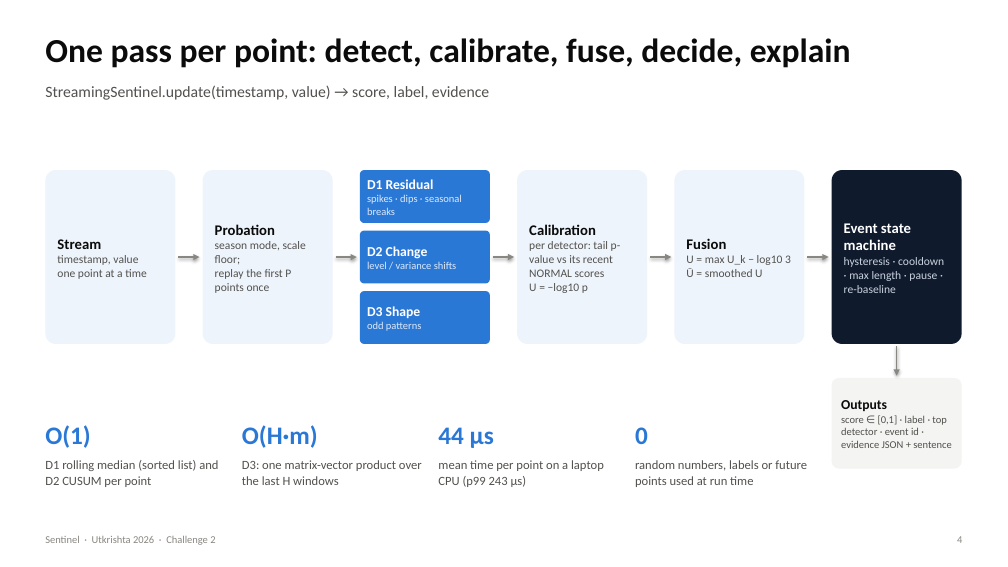
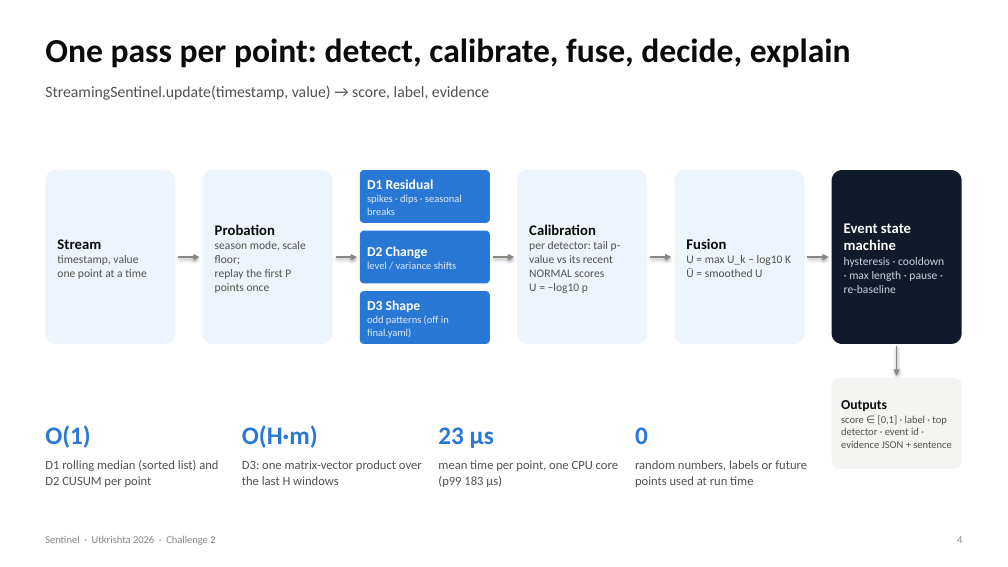
Before and after one commit to KumarranMahesh/sentinel, a slide deck: slide 4 of slides/Sentinel_Challenge2.pptx. Drawn at 1008x567 pixels with LibreOffice and Linux fonts; fonts in the diff are those of the drawing. Boxes give left, top, right and bottom in pixels: in the first picture for what was removed or moved away, otherwise in the second. Text is boxed around its words. In the diff, an @@ line names an element or a change of style, - is before the commit and + after.

```diff
--- a/slides/Sentinel_Challenge2.pptx
+++ b/slides/Sentinel_Challenge2.pptx
@@ text in rounded rectangle at [686,255,791,277]: text changed @@
-U = max U_k − log10 3
-Ū = smoothed U
+U = max U_k − log10 K
+Ū = smoothed U
@@ text in rounded rectangle at [367,315,449,338]: text changed @@
-odd patterns
+odd patterns (off in final.yaml)
@@ text at [438,427,494,448]: text changed @@
-44 µs
+23 µs
@@ text at [438,460,618,487]: text changed @@
-mean time per point on a laptop CPU (p99 243 µs)
+mean time per point, one CPU core (p99 183 µs)
```
Also in this commit, not shown: 9 other slides changed, 14 other files.
